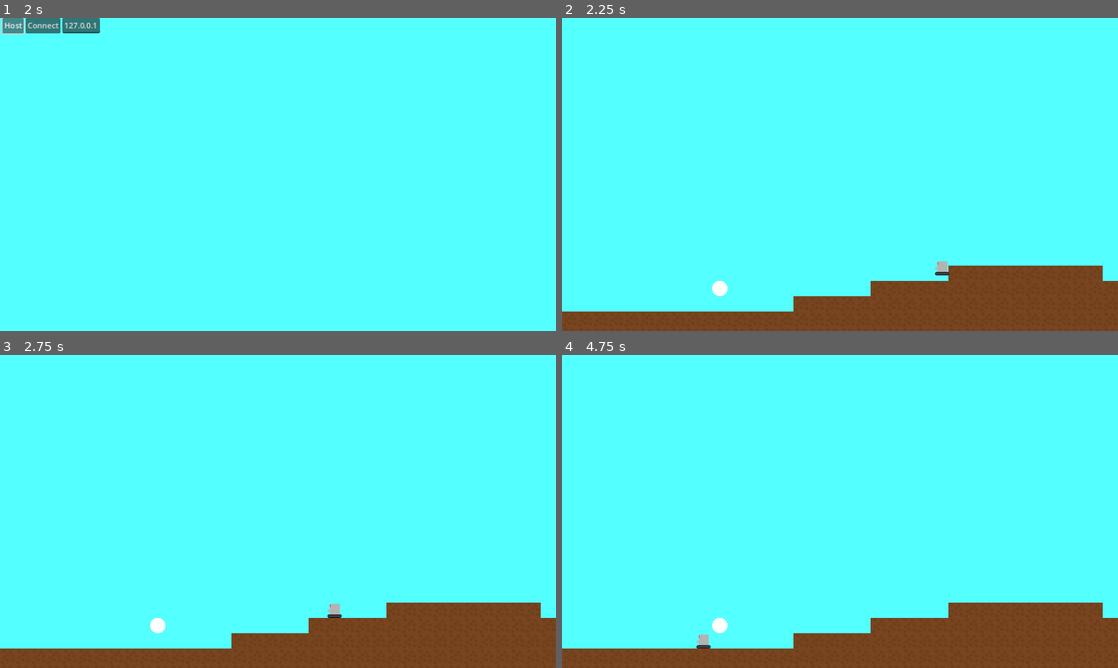
Above: before the commit, frames 1-4 (two rows, left to right).
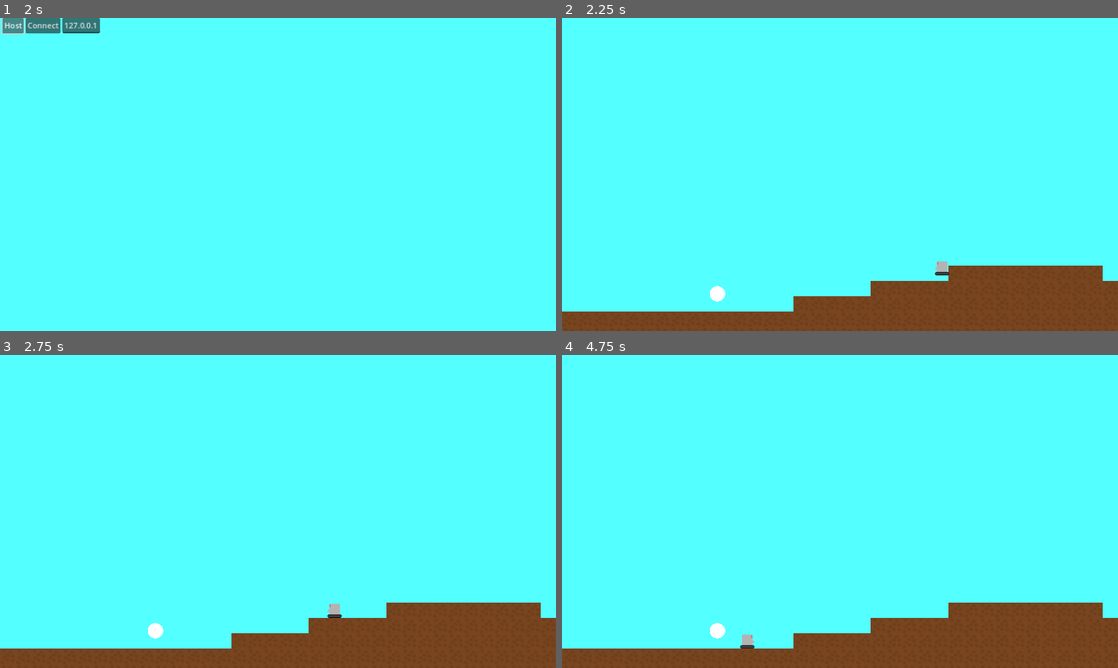
Above: after the commit, the same moments.

Repository: the-aNamee/PFG
Game: Godot game, scene res://multiplayer/multiplayer.tscn
Two runs of this game, one before a commit and one after it. Both use one fixed random seed, a clock stepped at 60 frames per second and the inputs below.
Inputs:
- Up to frame 1 (2 s): tap Enter at 0.5 s; hold D (move_right) 0.53-1.25 s; tap K (action 1) at 0.6 s; tap L (jump) at 0.77 s; click "Host" at 1.25 s
- Up to frame 2 (2.25 s): click "Connect" at 2 s
- Up to frame 3 (2.75 s): no input
- Up to frame 4 (4.75 s): hold D (move_right) 2.78-3.53 s; tap K (action 1) at 2.85, 3.6, 4.35 s; tap L (jump) at 3.02, 4.52 s; hold A (move_left) 3.53-4.28 s; hold D (move_right) from 4.28 s (still down)

Frame 1 is identical in both runs. In frame 2, 0.1% of the frame differs, in the area x 26-68%, y 77-91%; in frame 3, 0.1%; in frame 4, 0.3%, in the area x 24-35%, y 84-94%.

Commit message:
Don't really know.

Diff:
--- a/assets/art/enemies/claw_bot.svg
+++ b/assets/art/enemies/claw_bot.svg
@@ -23,9 +23,9 @@
      inkscape:pagecheckerboard="0"
      inkscape:deskcolor="#d1d1d1"
      inkscape:document-units="mm"
-     inkscape:zoom="15.662534"
-     inkscape:cx="28.826753"
-     inkscape:cy="17.270513"
+     inkscape:zoom="22.150168"
+     inkscape:cx="22.41518"
+     inkscape:cy="18.532591"
      inkscape:window-width="1920"
      inkscape:window-height="991"
      inkscape:window-x="-9"
@@ -43,7 +43,7 @@
        id="rect1"
        width="5.5746088"
        height="6.3178897"
-       x="1.5034553"
+       x="1.4460802"
        y="0.74328119" />
     <path
        id="path1"
@@ -53,19 +53,19 @@
        style="fill:#b3b3b3;stroke:none;stroke-width:0.329982;stroke-linecap:round;stroke-linejoin:round;stroke-dasharray:none;stroke-opacity:1"
        id="path2"
        sodipodi:type="arc"
-       sodipodi:cx="-4.4034858"
-       sodipodi:cy="-1.6007875"
+       sodipodi:cx="-0.18138488"
+       sodipodi:cy="-8.913681"
        sodipodi:rx="0.73742729"
        sodipodi:ry="0.73742729"
        sodipodi:start="0"
        sodipodi:end="4.7406378"
        sodipodi:arc-type="slice"
-       d="m -3.6660585,-1.6007875 a 0.73742729,0.73742729 0 0 1 -0.4600445,0.68326992 0.73742729,0.73742729 0 0 1 -0.8061354,-0.16924692 0.73742729,0.73742729 0 0 1 -0.14641,-0.8105941 0.73742729,0.73742729 0 0 1 0.6959913,-0.440562 l -0.020829,0.7371331 z"
-       transform="rotate(-120)" />
+       d="M 0.55604242,-8.913681 A 0.73742729,0.73742729 0 0 1 0.0959979,-8.2304111 0.73742729,0.73742729 0 0 1 -0.71013749,-8.399658 0.73742729,0.73742729 0 0 1 -0.85654752,-9.2102521 0.73742729,0.73742729 0 0 1 -0.1605562,-9.6508141 l -0.0208287,0.7371331 z"
+       transform="matrix(0.5,-0.8660254,-0.8660254,-0.5,0,0)" />
     <ellipse
        style="fill:#ff0000;stroke:none;stroke-width:0.225864;stroke-linecap:round;stroke-linejoin:round;stroke-dasharray:none;stroke-opacity:1"
        id="path3"
-       cx="1.9052246"
+       cx="6.6234922"
        cy="1.930732"
        rx="0.13736728"
        ry="0.77206886" />
--- a/multiplayer/multiplayer.gd
+++ b/multiplayer/multiplayer.gd
@@ -3,7 +3,7 @@
 const PORT = 4433
 
 func _ready():
-	get_tree().paused
+	#get_tree().paused
 	multiplayer.server_relay = false
 
 	if DisplayServer.get_name() == "headless":
--- a/scenes/level_0.tscn
+++ b/scenes/level_0.tscn
@@ -23,9 +23,10 @@
 script/source = "extends Node
 
 func _ready():
-	var clawer = preload(\"res://stuff/enemies/claw bot/claw_bot.tscn\").instantiate()
-	clawer.position = Vector2(1957, 590)
-	add_child(clawer)
+	if multiplayer.is_server():
+		var clawer = preload(\"res://stuff/enemies/claw bot/claw_bot.tscn\").instantiate()
+		clawer.position = Vector2(1957, 590)
+		add_child(clawer, true)
 "
 
 [node name="Level0" type="Node2D"]
@@ -49,9 +50,10 @@
 position = Vector2(775, 502)
 
 [node name="PunchingBag" parent="Enemies" instance=ExtResource("3_1xaqq")]
+position = Vector2(322, 571)
 
 [node name="EnemySpawner" type="MultiplayerSpawner" parent="."]
-_spawnable_scenes = PackedStringArray("res://stuff/enemies/claw bot/claw_bot.tscn", "res://stuff/enemies/punching bag/punching_bag.tscn")
+_spawnable_scenes = PackedStringArray("res://stuff/enemies/punching bag/punching_bag.tscn", "res://stuff/enemies/claw bot/claw_bot.tscn")
 spawn_path = NodePath("../Enemies")
 
 [node name="DebugCamera" type="Camera2D" parent="."]
--- a/stuff/debug camera/DebugCamera.gd
+++ b/stuff/debug camera/DebugCamera.gd
@@ -8,7 +8,7 @@
 		return
 	enabled = true
 
-func _process(delta):
+func _process(_delta):
 	if !multiplayer.is_server():
 		return
 
--- a/stuff/enemies/claw bot/claw_bot.tscn
+++ b/stuff/enemies/claw bot/claw_bot.tscn
@@ -32,7 +32,6 @@
 
 [node name="Sprite2d" type="Sprite2D" parent="Art"]
 texture = ExtResource("2_srrao")
-flip_h = true
 
 [node name="Hitter" type="Area2D" parent="Art"]
 
--- a/stuff/systems/hit system/hit_system.gd
+++ b/stuff/systems/hit system/hit_system.gd
@@ -4,7 +4,7 @@
 
 const HealthSystemScript = preload("res://stuff/systems/health system/health_system.gd")
 
-func hit(body: CollisionObject2D):
+func hit(body):
 	for node in body.get_children():
 		var script = node.get_script()
 		if script == HealthSystemScript:
